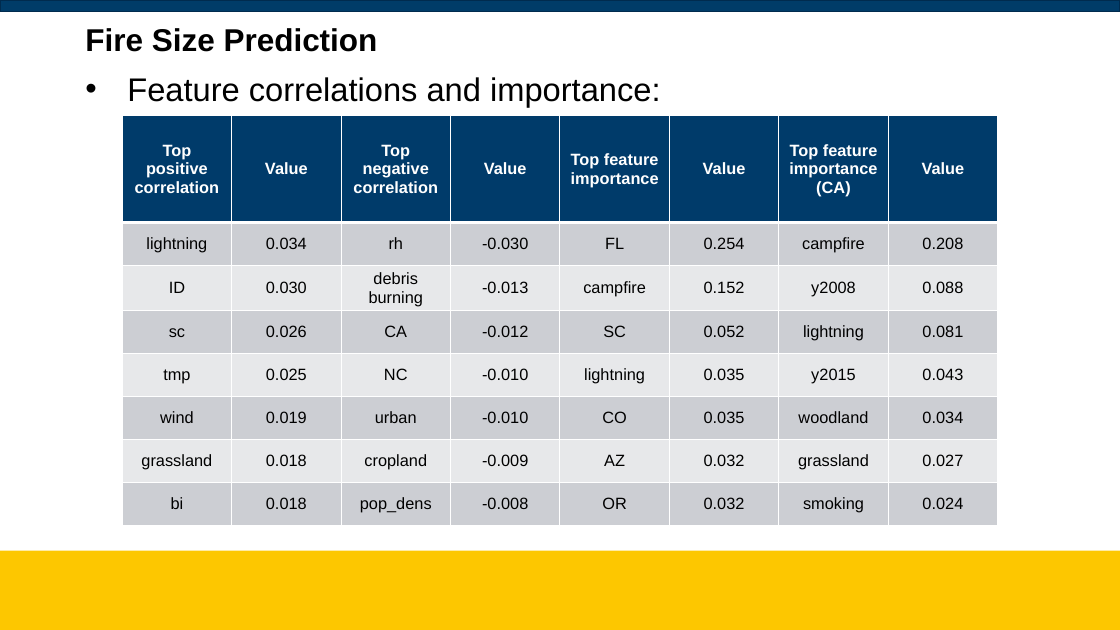
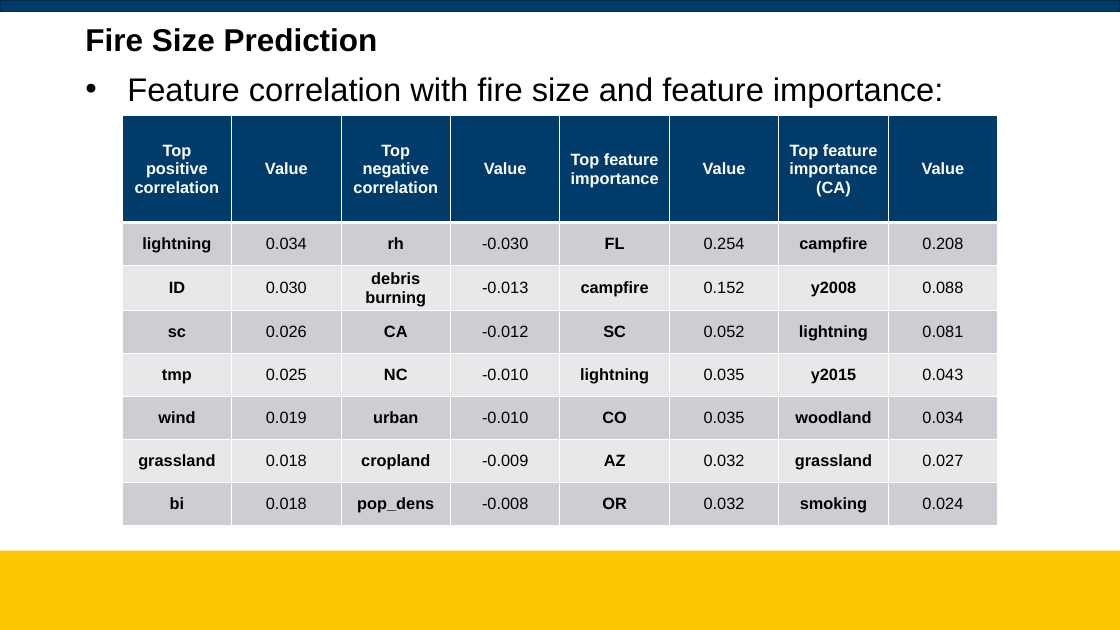
Before and after one commit to colospring/wildfire_prediction, a slide deck: slide 8 of slides.pptx. Drawn at 1120x630 pixels with LibreOffice and Linux fonts; fonts in the diff are those of the drawing; background and template pictures are left out. Boxes give left, top, right and bottom in pixels: in the first picture for what was removed or moved away, otherwise in the second. Text is boxed around its words. In the diff, an @@ line names an element or a change of style, - is before the commit and + after.

Commit message:
tiny changes to slides

```diff
--- a/slides.pptx
+++ b/slides.pptx
@@ text at <box>127,77,943,106</box>: text changed @@
-• Feature correlations and importance:
+• Feature correlation with fire size and feature importance:
@@ table at <box>123,116,996,528</box> @@
@@ bold on in "lightning", "rh", "FL", "campfire" and 24 more places @@
```
